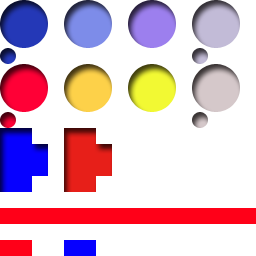
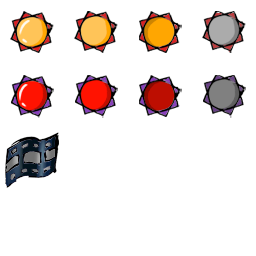
Comparing the layer stacks of the two 256 × 256 images. Changes:
added group "胶片" (1st of 2) with 6 layers above "boss2" over 5, 132, 59, 188
added layer "胶片 高光" in group "胶片" over 7, 140, 48, 186
added layer "胶片" (2nd of 2, in "胶片") in group "胶片" over 6, 137, 56, 186
added layer "洞2" in group "胶片" over 6, 142, 55, 179
added layer "洞" in group "胶片" over 6, 142, 55, 179
added layer "Layer 1" in group "胶片" over 5, 132, 59, 188
added group "boss2" with 4 layers above "boss" over 139, 75, 182, 117
added layer "线(2)(2)" in group "boss2" over 139, 75, 182, 117
added group "boss" with 5 layers above "boss copy 2" over 11, 75, 54, 118
added layer "线(2)(2)(2)" (1st of 3, in "boss") in group "boss" over 11, 75, 54, 118
added group "boss copy 2" with 5 layers above "普通1 copy 2" over 203, 75, 246, 118
added layer "线(2)(2)(2)" (2nd of 3, in "boss copy 2") in group "boss copy 2" over 203, 75, 246, 118
added group "普通1 copy 2" with 5 layers above "boss copy" over 202, 11, 246, 53
added layer "线" (1st of 3, in "普通1 copy 2") in group "普通1 copy 2" over 202, 11, 246, 53
added group "boss copy" with 5 layers above "普通1 copy" over 75, 75, 118, 118
added layer "线(2)(2)(2)" (3rd of 3, in "boss copy") in group "boss copy" over 75, 75, 118, 118
added group "普通1 copy" with 5 layers above "普通2" over 74, 11, 118, 53
added layer "线" (2nd of 3, in "普通1 copy") in group "普通1 copy" over 74, 11, 118, 53
added group "普通1" with 5 layers above "Mark" over 10, 11, 54, 53
added layer "线" (3rd of 3, in "普通1") in group "普通1" over 10, 11, 54, 53
hid group "Mark" (2 layers) over 0, 128, 112, 192
hid group "Lines" (3 layers) over 0, 208, 256, 256
hid group "Battle Pace" (12 layers) over 0, 64, 240, 128
hid group "Event Pace" (12 layers) over 0, 0, 240, 64
…and 29 more changes (29 added)
